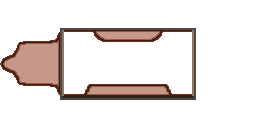
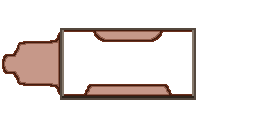
Layer changes from the first 256 x 128 image to the second:
painted on "Layer 4" over [0, 54, 15, 74]
